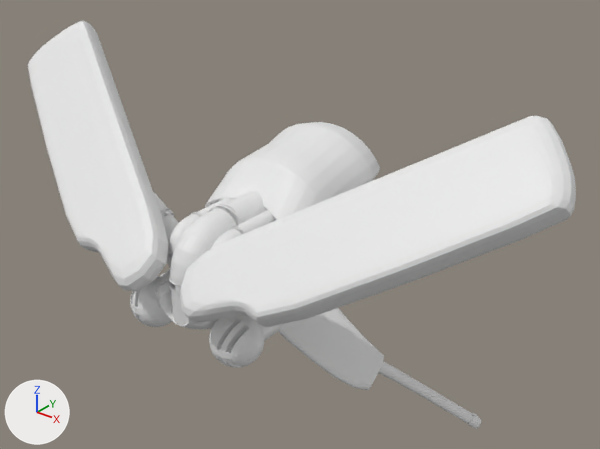
The FBX model Assets/Models/Sniper_Core.fbx as it was, and as the next commit left it.
One viewpoint serves both versions: a camera (50 mm lens) standing at (6.82, -7.55, 7.58) and looking at (0.18, 0.76, 2.42). The lights are fixed; the arrows at lower left show +X, +Y and +Z. Where no turn or scale is listed for an object, it has been applied to the vertices. Vertices at the same position are counted once.
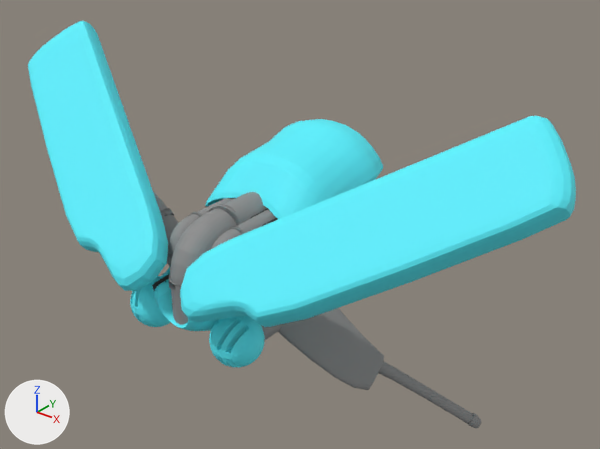
The change, as a diff of the scene's bpy script:
```diff
--- a/Assets/Models/Sniper_Core.fbx.py
+++ b/Assets/Models/Sniper_Core.fbx.py
@@ me_cylinder_015 @@
 me_cylinder_015.from_pydata(...)  # 1602 vertices, 1600 faces; spans x -0.39..2.96, y -0.59..1.23, z -2.01..0.34
+me_cylinder_015.materials.append(mat_decor)  # grey #8d8d8d
@@ me_cylinder @@
 # used by ob_cylinder; location = (-0.26, 0.25, 2.34); rotation_euler = (1.571, 0.0, 0.0), in degrees (90, 0, 0); scale = (0.798, 0.798, 1.5)
-me_cylinder.from_pydata(...)  # 41566 vertices, 41632 faces; spans x -1.51..1.47, y -1.67..1.5, z -1.42..1.05
+me_cylinder.from_pydata(...)  # 4061 vertices, 4389 faces; spans x -1.18..1.19, y -1.67..1.5, z -1.41..1.05
+# me_cylinder part 1: 4 vertices moved within x -0.76..0.76, y -0.32..0.36, z -1.2..0.83; 25213 vertices removed from x -1.19..1.19, y -1.67..1.5, z -1.42..1.05
+me_cylinder.materials.append(mat_armor)  # cyan #58f2ff
@@ me_cylinder_012 @@
 me_cylinder_012.from_pydata(...)  # 1088 vertices, 1028 faces; spans x -3.14..0.49, y -0.55..0.27, z -0.93..0.47
+me_cylinder_012.materials.append(mat_decor)  # grey #8d8d8d
@@ me_cylinder_009 @@
 me_cylinder_009.from_pydata(...)  # 544 vertices, 514 faces; spans x -1.19..3.81, y -1.09..1.09, z -8.01..2.43
+me_cylinder_009.materials.append(mat_decor)  # grey #8d8d8d
@@ me_head_evil_001 @@
 me_head_evil_001.from_pydata(...)  # 625 vertices, 1246 faces; spans x -0.357..0.357, y -0.357..0.356, z -0.356..0.355
+me_head_evil_001.materials.append(mat_armor)  # cyan #58f2ff
@@ me_cube @@
 me_cube.from_pydata(...)  # 536 vertices, 532 faces; spans x -6.9..1.94, y -1.32..1.35, z -1.32..1.42
+me_cube.materials.append(mat_armor)  # cyan #58f2ff
@@ me_cylinder_010 @@
 me_cylinder_010.from_pydata(...)  # 544 vertices, 514 faces; spans x -1.19..4.45, y -1.09..1.09, z -8.01..2.43
+me_cylinder_010.materials.append(mat_decor)  # grey #8d8d8d
@@ me_head_evil @@
 me_head_evil.from_pydata(...)  # 625 vertices, 1246 faces; spans x -0.357..0.357, y -0.357..0.356, z -0.356..0.353
+me_head_evil.materials.append(mat_armor)  # cyan #58f2ff
@@ me_cylinder_011 @@
 me_cylinder_011.from_pydata(...)  # 544 vertices, 514 faces; spans x -1.19..4.5, y -1.09..1.09, z -8.01..2.43
+me_cylinder_011.materials.append(mat_decor)  # grey #8d8d8d
@@ ob_cylinder @@
 ob_cylinder = bpy.data.objects.new('Cylinder', me_cylinder)
-ob_cylinder.location = (-0.26, 0.25, 2.34)
+ob_cylinder.location = (-0.25, 0.25, 2.35)
 ob_cylinder.rotation_euler = (1.571, 0.0, 0.0)  # degrees (90, 0, 0)
-ob_cylinder.scale = (0.798, 0.798, 1.5)
+ob_cylinder.scale = (0.815, 0.815, 1.53)
@@ ob_cylinder_023 @@
+ob_cylinder_023 = bpy.data.objects.new('Cylinder.023', me_cylinder_023)  # 7324 vertices, 8121 faces; spans x -1.23..1.2, y -1.56..2.14, z -1.16..0.59; in mat_guts (black #363636)
+ob_cylinder_023.location = (-0.25, 0.25, 2.35)
```

Boxes (x1, y1, x2, y2) around the edits, measured in the pictures (600 x 449 px):
'Cube', recoloured (white to cyan)
    both: (28, 21, 576, 327)
'Cylinder', reshaped, moved, rescaled
    before: (154, 122, 380, 329)
    after: (152, 119, 383, 331)
'Cylinder.015', recoloured
    both: (278, 308, 481, 429)
'Cylinder.009', recoloured (white to grey)
    both: (169, 191, 267, 325)
'Head Evil', recoloured (grey to cyan)
    both: (209, 316, 265, 368)
'Head Evil.001', recoloured (grey to cyan)
    both: (130, 276, 172, 327)
'Cylinder.010', recoloured (white to grey)
    both: (211, 209, 276, 249)
'Cylinder.011', recoloured (white to grey)
    both: (168, 198, 235, 268)
'Cylinder.014', recoloured
    both: (153, 192, 178, 266)
'Cylinder.023', added
    after: (152, 208, 278, 291)
part 1 of me_cylinder, cut back
    before: (154, 122, 380, 329)
